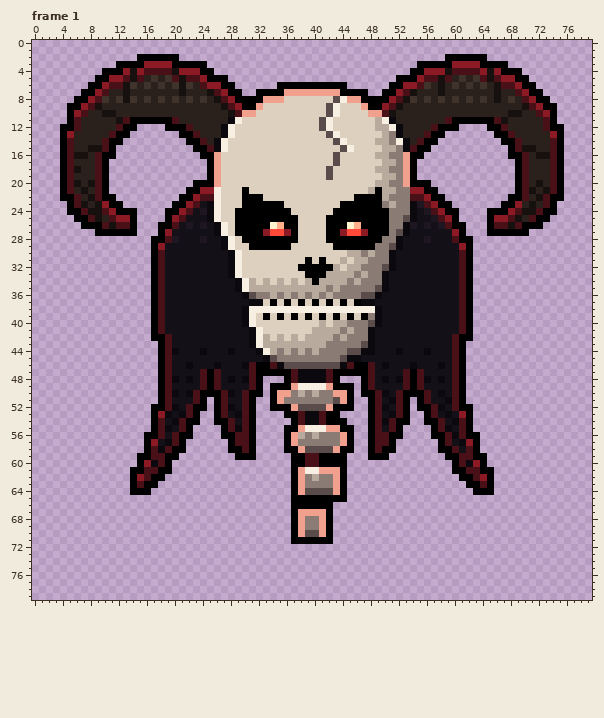
One commit to this pixel-art file: Art/Source/Enemies_Skull_idle.aseprite. The first picture shows the starting point.
80x80 pixels, 4 frames. Shown: frame 1. The commit also changed other frames, which this record leaves out.
Now the later version:
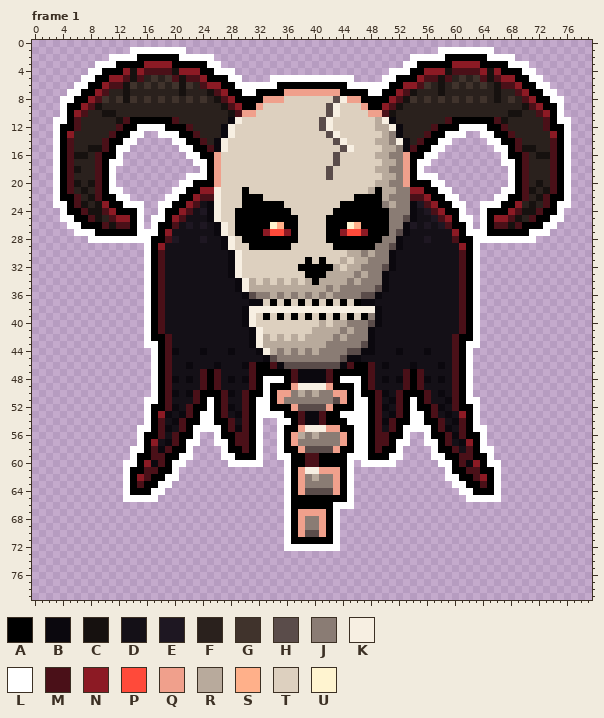
Palette (. is transparent): A #000000  B #0b080e  C #16110f  D #141017  E #1e1722  F #2a211d  G #40332c  H #5a4c4a  J #8a7c74  K #f7efe2  L #ffffff  M #4a1018  N #8c1a24  P #ff4a3a  Q #f0a08c  R #b8aa9c  S #ffb08a  T #ddd0bf  U #fff4d0
Diff:
Changed rows in their new state; - is an unchanged pixel.
Frame 1:
first column x 3:
 1 -----------LLLLLLLL------------------------------------LLLLLLLL-----------
 2 --------LLLL------LLLLL----------------------------LLLLL------LLLL--------
 3 ------LLL-------------LL--------------------------LL-------------LLL------
 4 -----LL----------------LLL----------------------LLL----------------LL-----
 5 ----LL-------------------LL----LLLLLLLLLLLL----LL-------------------LL----
 6 ---LL---------------------LLLLLL----------LLLLLL---------------------LL---
 7 --LL-----------------------LL----------------LL-----------------------LL--
 8 -LL--------------------------------------------------------------------LL-
 9 -L----------------------------------------------------------------------L-
10 -L----------------------------------------------------------------------L-
11 LL----------------------------------------------------------------------LL
12 L-----------LLLL------------------------------------------LLLL-----------L
13 L----------LL--LLL--------------------------------------LLL--LL----------L
14 L---------LL-----LL------------------------------------LL-----LL---------L
15 L--------LL-------LL----------------------------------LL-------LL--------L
16 L--------L---------LL--------------------------------LL---------L--------L
17 L-------LL----------LL------------------------------LL----------LL-------L
18 L-------L------------L------------------------------L------------L-------L
19 L-------L----------LLL------------------------------LLL----------L-------L
20 L-------L---------LL----------------------------------LL---------L-------L
21 L-------LL-------LL------------------------------------LL-------LL-------L
22 L--------LL-----LL--------------------------------------LL-----LL--------L
23 LL--------LLL--LL----------------------------------------LL--LLL--------LL
24 -L----------L--L------------------------------------------L--L----------L-
25 -LL---------L-LL------------------------------------------LL-L---------LL-
26 --LL--------L-L--------------------------------------------L-L--------LL--
27 ---LLL------LLL--------------------------------------------LLL------LLL---
28 -----LLLLLLLLL----------------------------------------------LLLLLLLLL-----
29 -------------L----------------------------------------------L-------------
30 -------------L----------------------------------------------L-------------
31 -------------L----------------------------------------------L-------------
32 -------------L----------------------------------------------L-------------
33 -------------L----------------------------------------------L-------------
34 -------------L----------------------------------------------L-------------
35 -------------L----------------------------------------------L-------------
36 -------------L----------------------------------------------L-------------
37 -------------L----------------------------------------------L-------------
38 -------------L----------------------------------------------L-------------
39 -------------L----------------------------------------------L-------------
40 -------------L----------------------------------------------L-------------
41 -------------L----------------------------------------------L-------------
42 -------------L----------------------------------------------L-------------
43 -------------LL--------------------------------------------LL-------------
44 --------------L--------------------------------------------L--------------
45 --------------L--------------------------------------------L--------------
46 --------------L--------------------------------------------L--------------
47 --------------L--------------------------------------------L--------------
48 --------------L---------------LLL--------LLL---------------L--------------
49 --------------L---------------L------------L---------------L--------------
50 --------------L---------------L------------L---------------L--------------
51 -------------LL-------L------LL------------LL------L-------LL-------------
52 -------------L--------L------LL------------LL------L--------L-------------
53 -------------L-------LL------LLLL--------LLLL------LL-------L-------------
54 -------------L-------LL------L--LL--------LLL------LL-------L-------------
55 ------------LL------LLLL-----L--L----------LL-----LLLL------LL------------
56 ------------L-------L--L-----L--L----------LL-----L--L-------L------------
57 ------------L------LL--LL----L--L----------LL----LL--LL------L------------
58 -----------LL------L----L----L--L----------LL----L----L------LL-----------
59 -----------L------LL----LL---L--LL--------LLL---LL----LL------L-----------
60 ----------LL-----LL------LLLLL---L--------L-LLLLL------LL-----LL----------
61 ----------L------L---------------L--------L-------------L------L----------
62 ----------L-----LL---------------L--------L-------------LL-----L----------
63 ----------L----LL----------------L--------L--------------LL----L----------
64 ----------L---LL-----------------L--------L---------------LL---L----------
65 ----------LLLLL------------------L--------L----------------LLLLL----------
66 ---------------------------------L------LLL-------------------------------
67 ---------------------------------L------L---------------------------------
68 ---------------------------------L------L---------------------------------
69 ---------------------------------L------L---------------------------------
70 ---------------------------------L------L---------------------------------
71 ---------------------------------L------L---------------------------------
72 ---------------------------------LLLLLLLL---------------------------------
Where, in picture pixels (left, top, right, bottom), the same in both pictures:
added: (53, 47, 571, 551)
